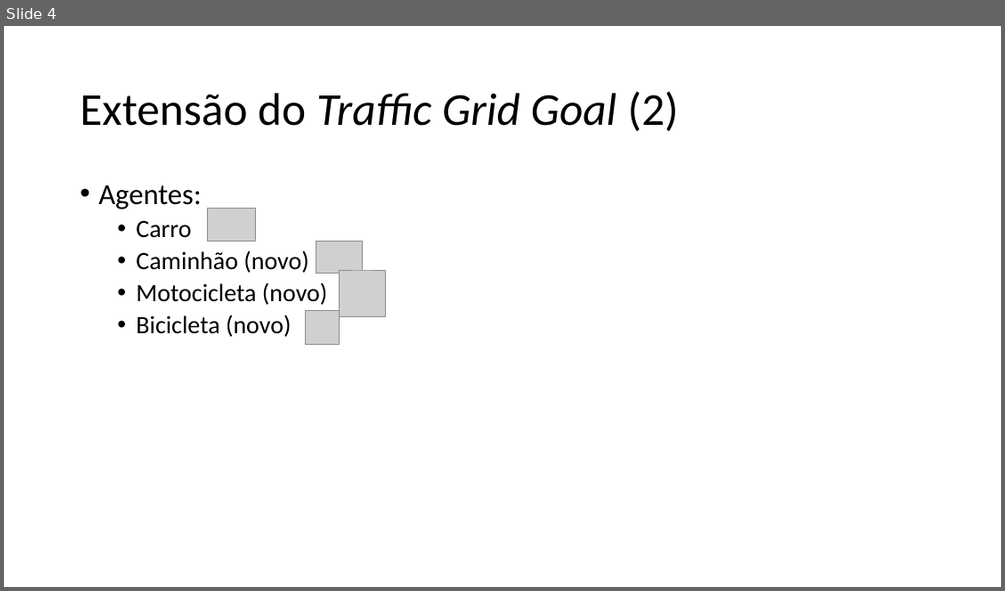
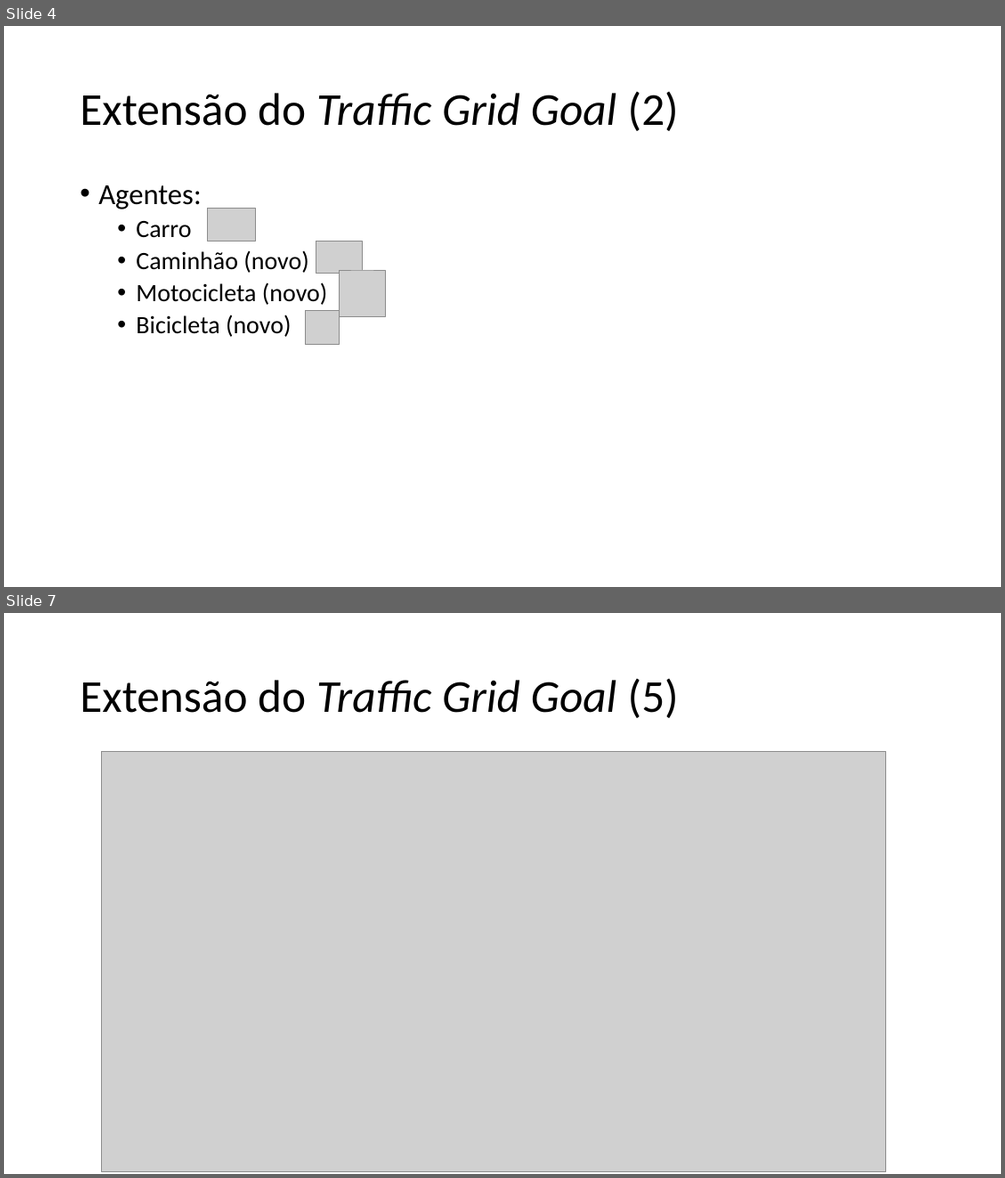
Before and after one commit to rejunges/SimulacaoSocial, a slide deck: Trabalho Netlogo.pptx. Shown one above the other, each under a label of ours: slide 4 before the commit, slides 4 and 7 after it; the slides between them are not shown. The pictures are 1005x591 and 1005x1178 pixels, drawn with LibreOffice and Linux fonts; fonts in the diff are those of the drawing; grey boxes stand for pictures. Boxes give left, top, right and bottom in pixels: in the first picture for what was removed or moved away, otherwise in the second. Text is boxed around its words. In the diff, an @@ line names an element or a change of style, - is before the commit and + after.

```diff
--- a/Trabalho Netlogo.pptx
+++ b/Trabalho Netlogo.pptx
@@ slide 7 added at <box>4,613,1001,1174</box>, background #FFFFFF @@
@@ title added at <box>80,678,679,718</box>, 44 pt, text #000000, italic @@
+Extensão do Traffic Grid Goal (5)
@@ picture added at <box>102,751,886,1172</box> @@
```
Also in this commit, not shown: 4 slides changed, 7 other slides added, 1 other file.
